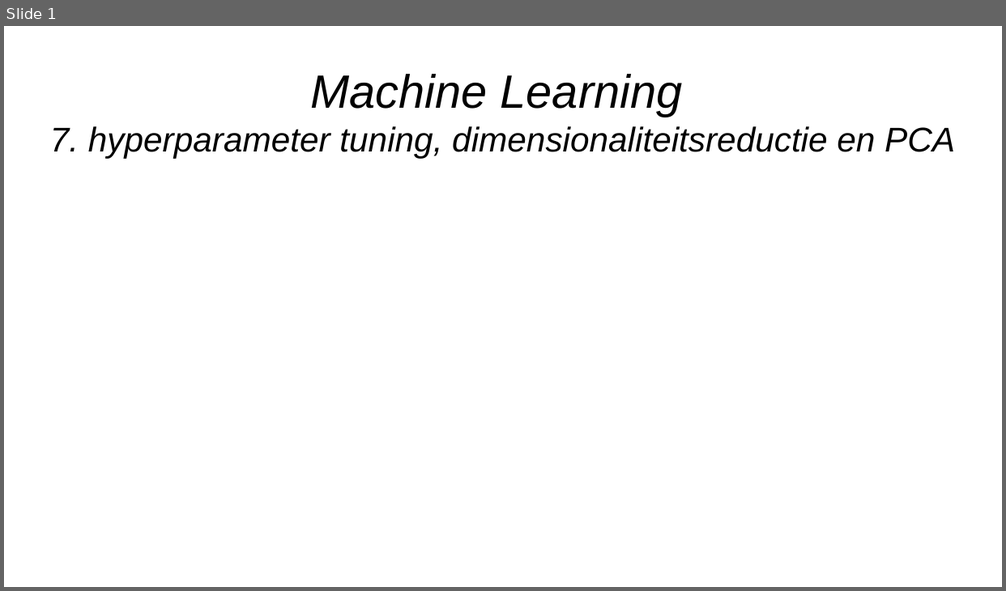
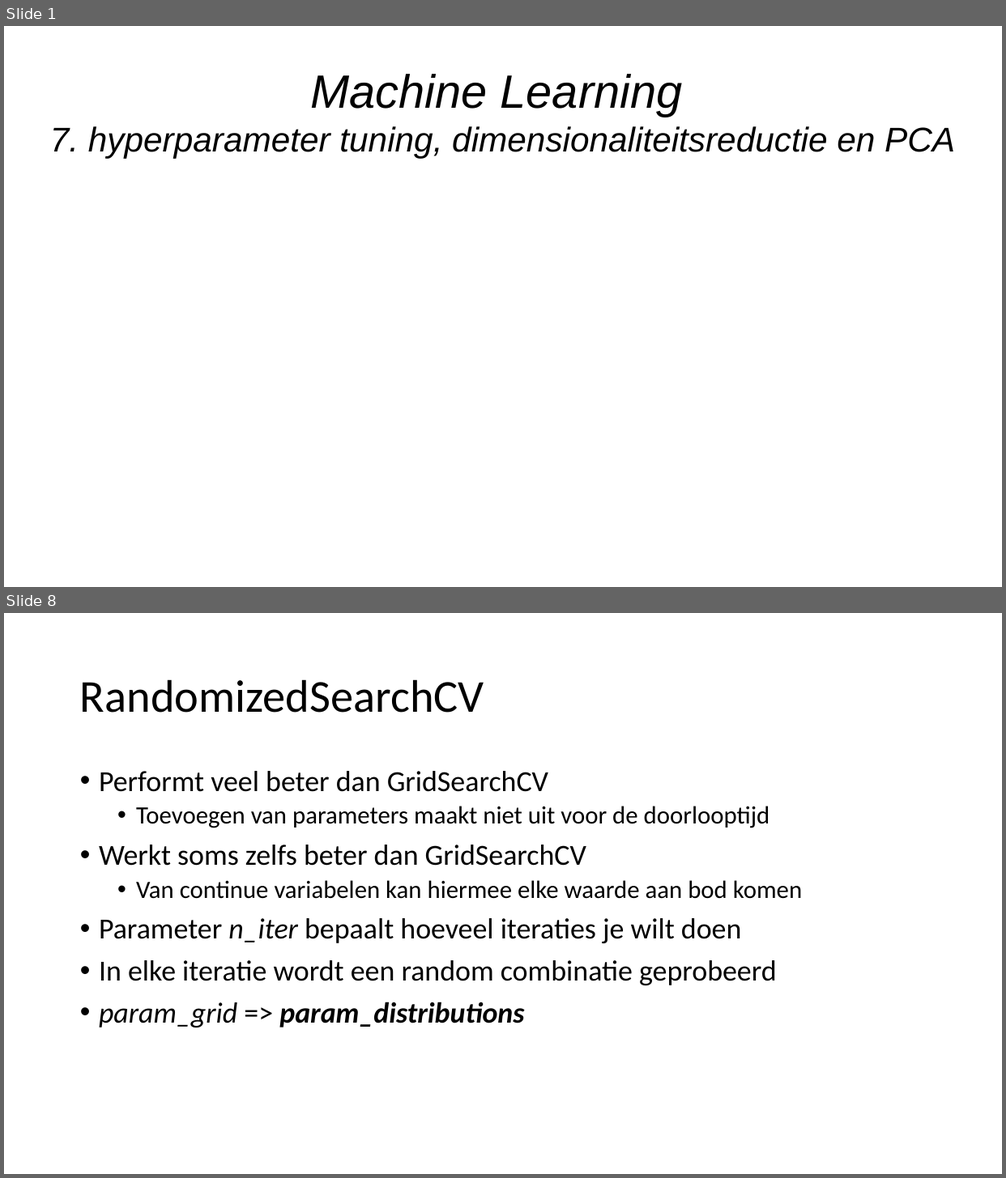
Before and after one commit to hanze-hbo-ict/Machine-Learning, a slide deck: Keynote/7.hyperparam-tuning.pptx. Shown one above the other, each under a label of ours: slide 1 before the commit, slides 1 and 8 after it; the slides between them are not shown. The pictures are 1006x591 and 1006x1178 pixels, drawn with LibreOffice and Linux fonts; fonts in the diff are those of the drawing; background and template pictures are left out. Boxes give left, top, right and bottom in pixels: in the first picture for what was removed or moved away, otherwise in the second. Text is boxed around its words. In the diff, an @@ line names an element or a change of style, - is before the commit and + after.

```diff
--- a/Keynote/7.hyperparam-tuning.pptx
+++ b/Keynote/7.hyperparam-tuning.pptx
@@ slide 8 added at [4, 613, 1002, 1174], background #FFFFFF @@
@@ title added at [80, 679, 484, 713], 44 pt, text #000000 @@
+RandomizedSearchCV
@@ text added at [99, 771, 802, 1028], 28 pt, text #000000 @@
+• Performt veel beter dan GridSearchCV
+  • Toevoegen van parameters maakt niet uit voor de doorlooptijd
+• Werkt soms zelfs beter dan GridSearchCV
+  • Van continue variabelen kan hiermee elke waarde aan bod komen
+• Parameter n_iter bepaalt hoeveel iteraties je wilt doen
+• In elke iteratie wordt een random combinatie geprobeerd
+• param_grid => param_distributions
```
Also in this commit, not shown: 5 slides changed, 16 other slides added, 4 slides removed, 6 other files.
